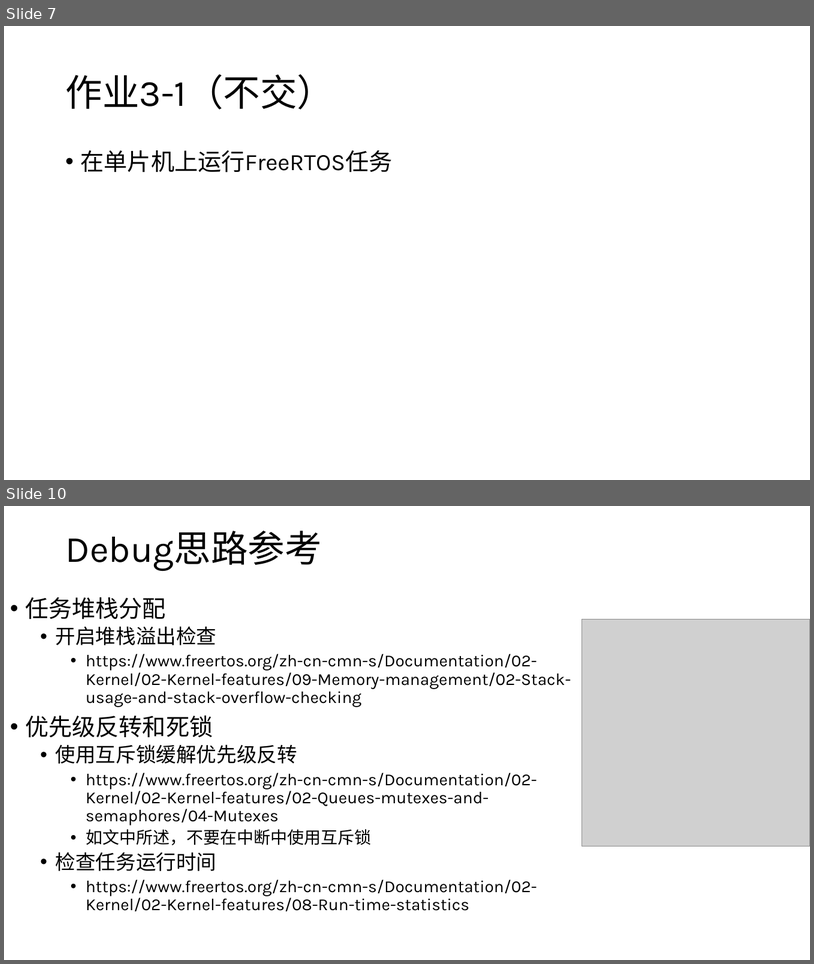
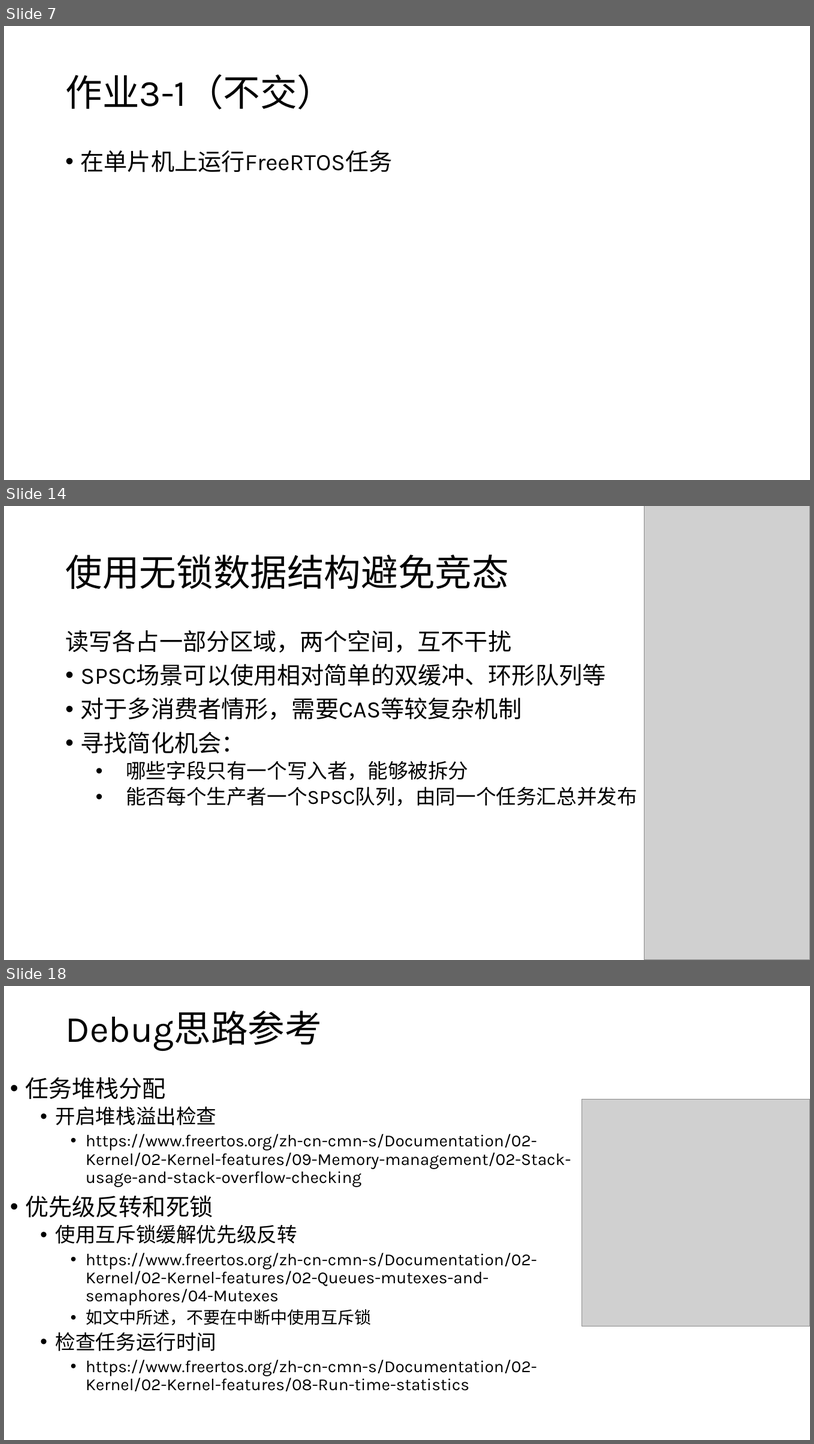
Before and after one commit to JLU-Robomaster-Embedded/embedded_tutorial, a slide deck: 3_RTOS与嵌入式程序设计.pptx. Shown one above the other, each under a label of ours: slides 7 and 10 before the commit, slides 7, 14 and 18 after it; the slides between them are not shown. The pictures are 814x964 and 814x1444 pixels, drawn with LibreOffice and Linux fonts; fonts in the diff are those of the drawing; grey boxes stand for pictures. Boxes give left, top, right and bottom in pixels: in the first picture for what was removed or moved away, otherwise in the second. Text is boxed around its words. In the diff, an @@ line names an element or a change of style, - is before the commit and + after.

```diff
--- a/3_RTOS与嵌入式程序设计.pptx
+++ b/3_RTOS与嵌入式程序设计.pptx
@@ slide 14 added at [4,506,810,960], background #FFFFFF @@
@@ picture added at [645,506,810,960] @@
@@ title added at [65,555,509,589], 44 pt, text #000000 @@
+使用无锁数据结构避免竞态
@@ text added at [65,630,638,806], 28 pt, text #000000 @@
+读写各占一部分区域，两个空间，互不干扰
+• SPSC场景可以使用相对简单的双缓冲、环形队列等
+• 对于多消费者情形，需要CAS等较复杂机制
+• 寻找简化机会：
+  • 哪些字段只有一个写入者，能够被拆分
+  • 能否每个生产者一个SPSC队列，由同一个任务汇总并发布
@@ what was slide 10 is now slide 18 @@
```
Also in this commit, not shown: 2 slides changed, 10 other slides added.
